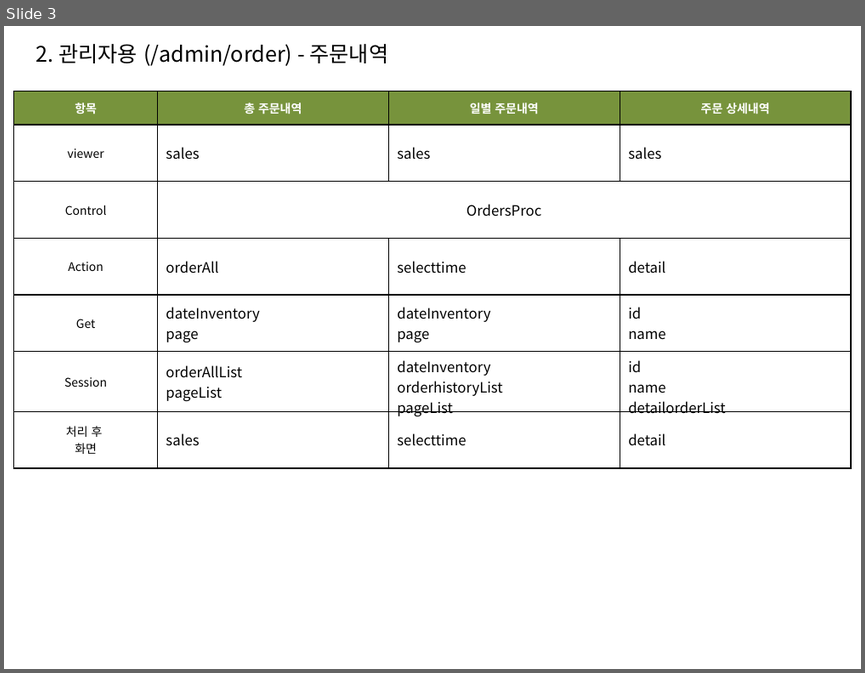
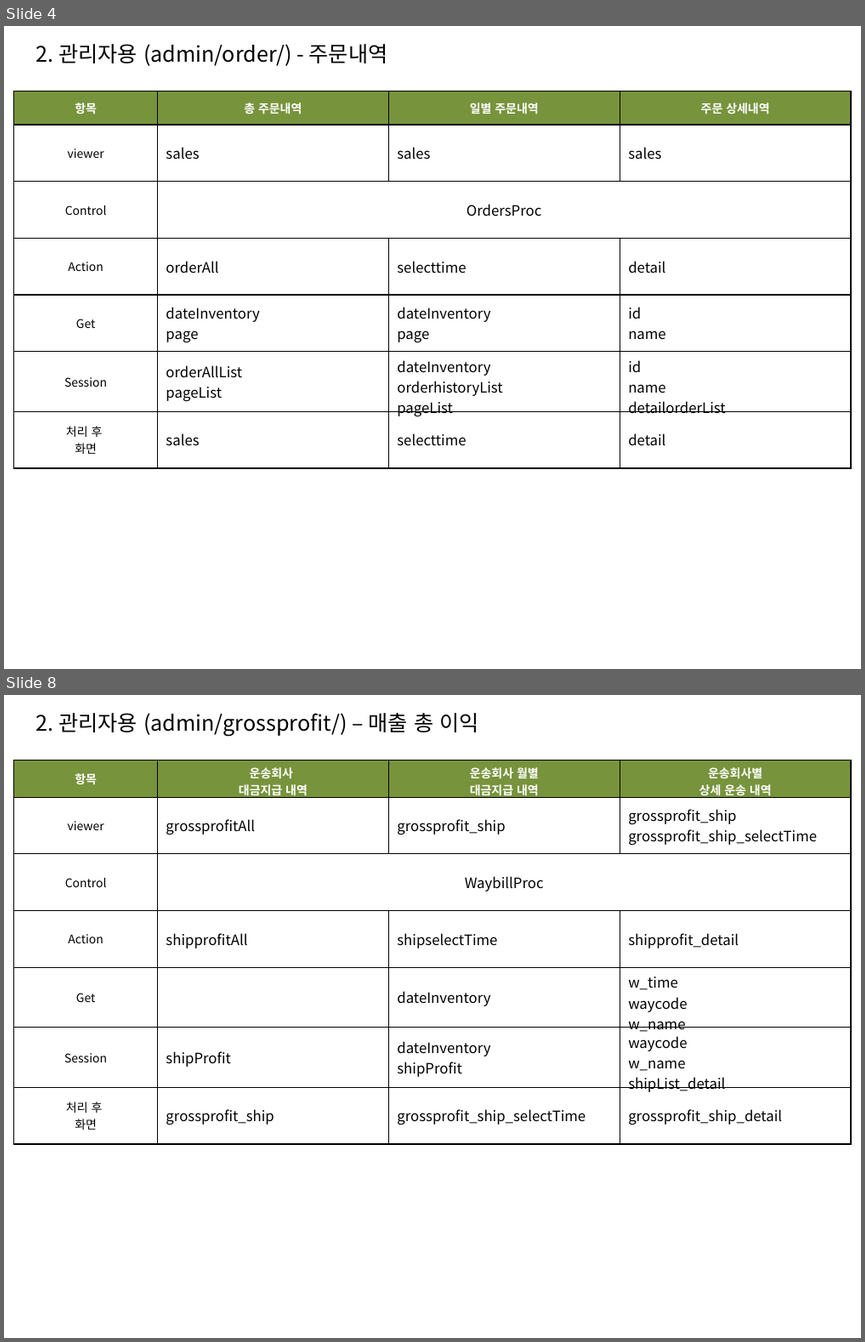
Before and after one commit to sec9590/Project_FullFillment, a slide deck: YellowContainer_MVC.pptx. Shown one above the other, each under a label of ours: slide 3 before the commit, slides 4 and 8 after it; the slides between them are not shown. The pictures are 865x673 and 865x1342 pixels, drawn with LibreOffice and Linux fonts; fonts in the diff are those of the drawing. Boxes give left, top, right and bottom in pixels: in the first picture for what was removed or moved away, otherwise in the second. Text is boxed around its words. In the diff, an @@ line names an element or a change of style, - is before the commit and + after.

```diff
--- a/YellowContainer_MVC.pptx
+++ b/YellowContainer_MVC.pptx
@@ slide 8 added at bbox=[4, 695, 861, 1338], background #FFFFFF @@
@@ text added at bbox=[36, 713, 478, 737], 18 pt, text #000000 @@
+2. 관리자용 (admin/grossprofit/) – 매출 총 이익
@@ table added at bbox=[14, 760, 851, 1144], 7 rows, 4 columns @@
+항목 | 운송회사 / 대금지급 내역 | 운송회사 월별 / 대금지급 내역 | 운송회사별 / 상세 운송 내역
+viewer | grossprofitAll | grossprofit_ship | grossprofit_ship / grossprofit_ship_selectTime
+Control | WaybillProc |  | 
+Action | shipprofitAll | shipselectTime | shipprofit_detail
+Get |  | dateInventory | w_time / waycode / w_name
+Session | shipProfit | dateInventory / shipProfit | waycode / w_name / shipList_detail
+처리 후 / 화면 | grossprofit_ship | grossprofit_ship_selectTime | grossprofit_ship_detail
@@ what was slide 3 is now slide 4 @@
@@ slide 4 changed as well @@
@@ text at bbox=[36, 44, 388, 66]: text changed @@
-2. 관리자용 (/admin/order) - 주문내역
+2. 관리자용 (admin/order/) - 주문내역
```
Also in this commit, not shown: 4 other slides changed, 4 other slides added, 9 other files.
